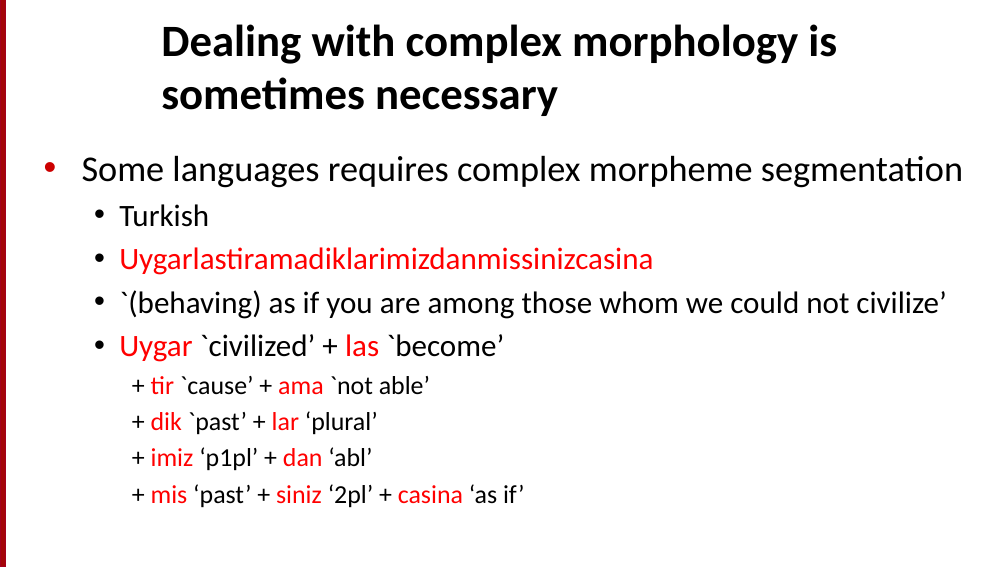
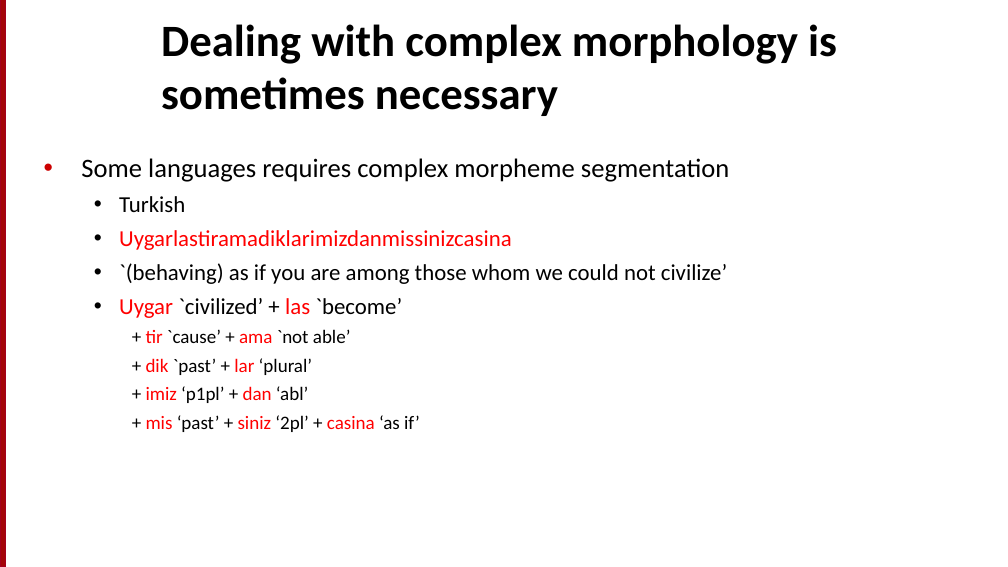
Before and after one commit to motazsaad/NLP-ICTS6361, a slide deck: slide 38 of textbooks/Speech and Language Processing/chapters/2_TextProc.pptx. Drawn at 1008x567 pixels with LibreOffice and Linux fonts; fonts in the diff are those of the drawing. Boxes give left, top, right and bottom in pixels: in the first picture for what was removed or moved away, otherwise in the second. Text is boxed around its words. In the diff, an @@ line names an element or a change of style, - is before the commit and + after.

```diff
--- a/textbooks/Speech and Language Processing/chapters/2_TextProc.pptx
+++ b/textbooks/Speech and Language Processing/chapters/2_TextProc.pptx
@@ text "Some languages requires complex morpheme ..." at [81, 158, 730, 432]: size 25.9 to 19 pt in "Some languages requires complex morpheme segmentation"; size 22.2 to 16.3 pt in "Turkish", "Uygarlastiramadiklarimizdanmissinizcasina", "`(behaving) as if you are among those ...", "Uygar `civilized’ + las `become’"; size 18.5 to 13.6 pt in "+ tir `cause’ + ama `not able’", "+ dik `past’ + lar ‘plural’", "+ imiz ‘p1pl’ + dan ‘abl’", "+ mis ‘past’ + siniz ‘2pl’ + ..."; indent changed; line spacing 0.8 to 0.9; list level 3 to 1 in "+ tir `cause’ + ama ..."; list level 3 to 1 in "+ dik `past’ + lar ..."; list level 3 to 1 in "+ imiz ‘p1pl’ + dan ..."; list level 3 to 1 in "+ mis ‘past’ + siniz ..." @@
```
Also in this commit, not shown: 37 other slides changed, 1 other file.
